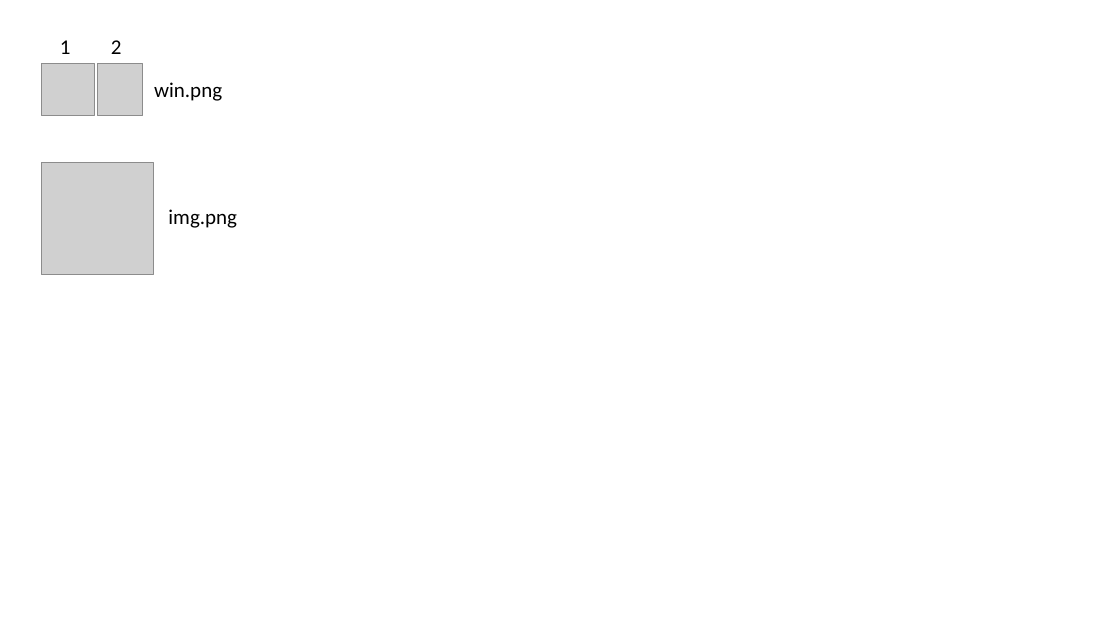
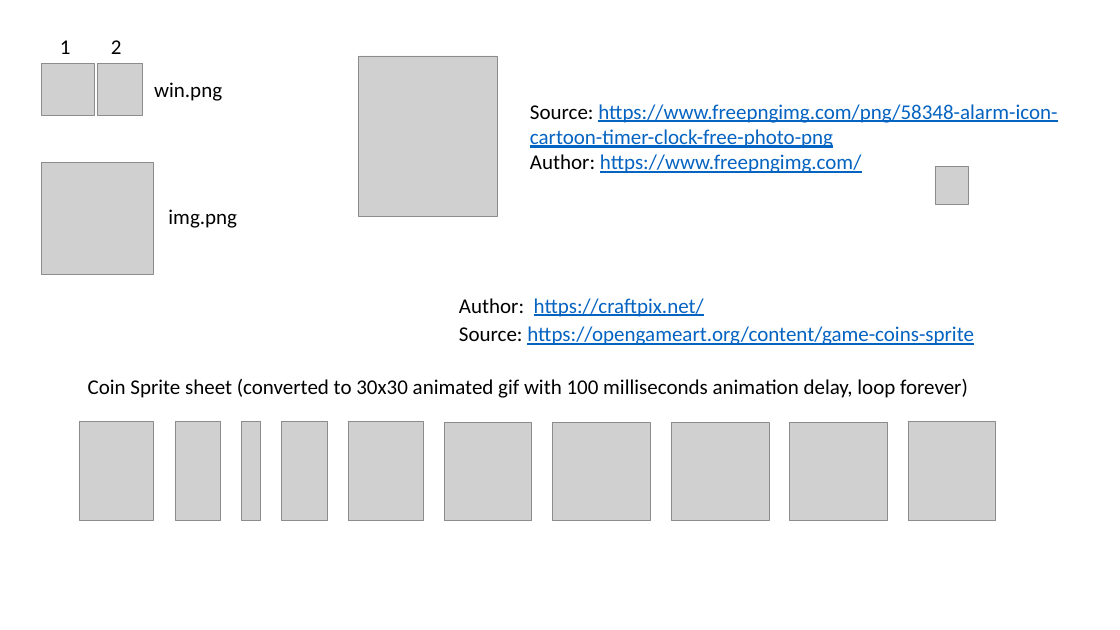
Before and after one commit to aswinmurali-io/word-jam, a slide deck: slide 3 of res/src.pptx. Drawn at 1120x630 pixels with LibreOffice and Linux fonts; fonts in the diff are those of the drawing; grey boxes stand for pictures. Boxes give left, top, right and bottom in pixels: in the first picture for what was removed or moved away, otherwise in the second. Text is boxed around its words. In the diff, an @@ line names an element or a change of style, - is before the commit and + after.

```diff
--- a/res/src.pptx
+++ b/res/src.pptx
@@ picture added at (359, 56, 497, 217) @@
@@ text added at (530, 104, 1057, 173), 18 pt, text #0563C1, underline @@
+Source: https://www.freepngimg.com/png/58348-alarm-icon-cartoon-timer-clock-free-photo-png
+Author: https://www.freepngimg.com/
@@ picture added at (936, 166, 969, 204) @@
@@ text added at (459, 298, 704, 317), 18 pt, text #0563C1, underline @@
+Author: https://craftpix.net/
@@ text added at (459, 326, 974, 345), 18 pt, text #0563C1, underline @@
+Source: https://opengameart.org/content/game-coins-sprite
@@ text added at (88, 379, 968, 398), 18 pt, text #000000 @@
+Coin Sprite sheet (converted to 30x30 animated gif with 100 milliseconds animation delay, loop forever)
@@ picture added at (79, 422, 154, 520) @@
@@ picture added at (175, 422, 220, 520) @@
@@ picture added at (242, 422, 260, 520) @@
@@ picture added at (281, 422, 327, 520) @@
@@ picture added at (349, 422, 423, 520) @@
@@ picture added at (444, 422, 532, 520) @@
@@ picture added at (553, 422, 650, 520) @@
@@ picture added at (671, 422, 770, 520) @@
@@ picture added at (790, 422, 887, 520) @@
@@ picture added at (908, 422, 996, 520) @@
```
Also in this commit, not shown: 1 slide added, 5 other files.
